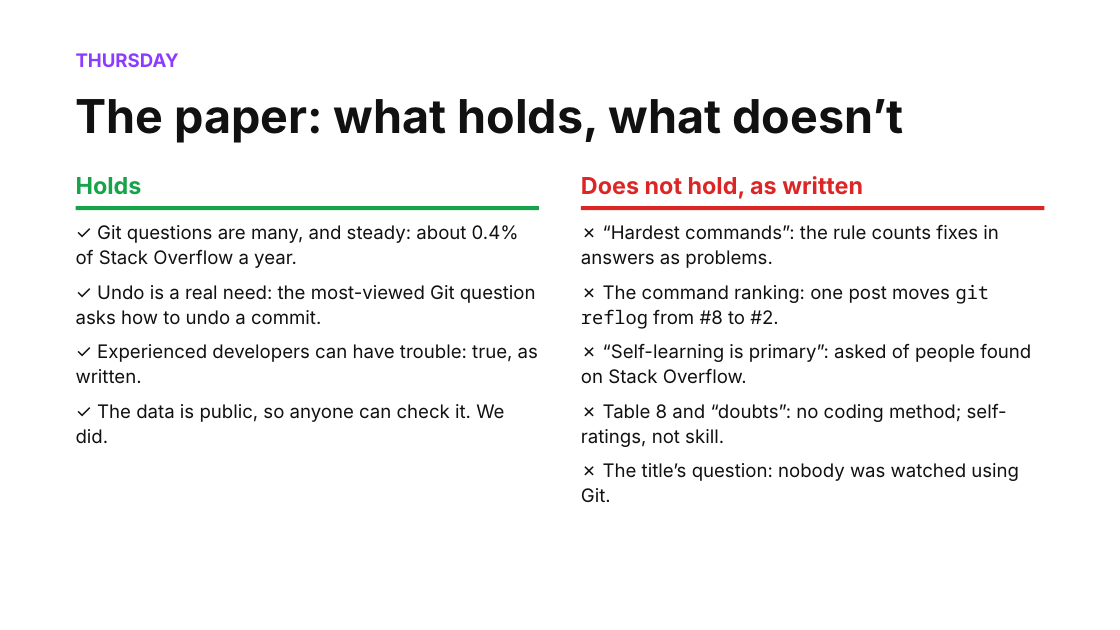
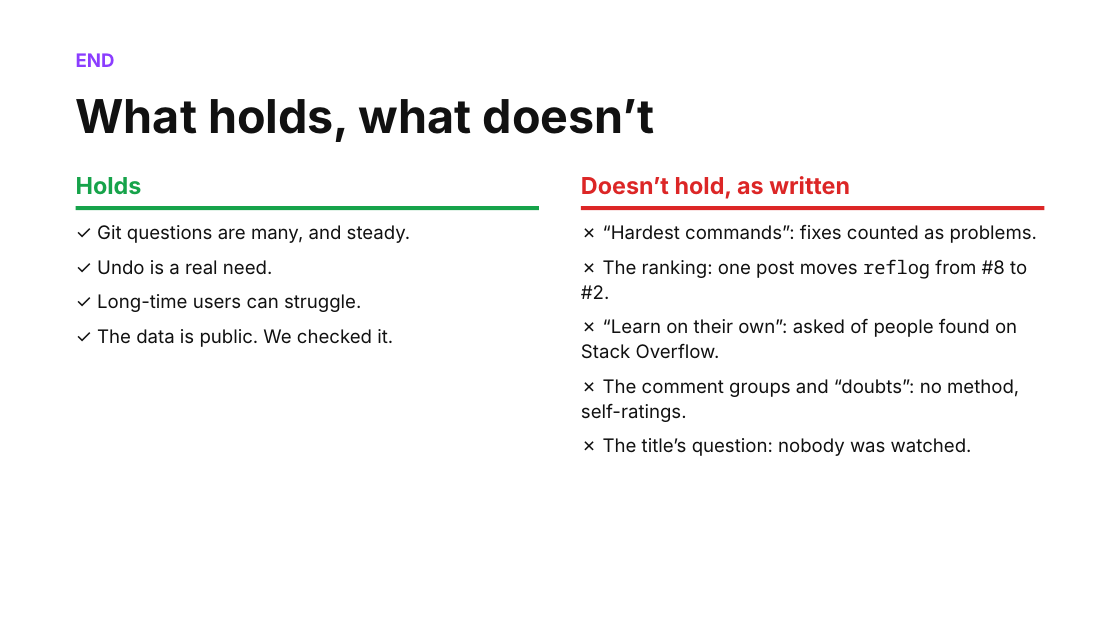
Before and after one commit to shubham3-ucb/cs294-pl, a slide deck: slide 21 of slides/thursday_app.pptx. Drawn at 1120x630 pixels with LibreOffice and Linux fonts; fonts in the diff are those of the drawing. Boxes give left, top, right and bottom in pixels: in the first picture for what was removed or moved away, otherwise in the second. Text is boxed around its words. In the diff, an @@ line names an element or a change of style, - is before the commit and + after.

```diff
--- a/slides/thursday_app.pptx
+++ b/slides/thursday_app.pptx
@@ text at [76, 53, 115, 67]: text changed @@
-THURSDAY
+END
@@ text at [76, 99, 655, 142]: text changed @@
-The paper: what holds, what doesn’t
+What holds, what doesn’t
@@ text at [581, 176, 850, 199]: text changed @@
-Does not hold, as written
+Doesn’t hold, as written
@@ text at [97, 225, 411, 347]: text changed @@
-✓ Git questions are many, and steady: about 0.4% of Stack Overflow a year.
-✓ Undo is a real need: the most-viewed Git question asks how to undo a commit.
-✓ Experienced developers can have trouble: true, as written.
-✓ The data is public, so anyone can check it. We did.
+✓ Git questions are many, and steady.
+✓ Undo is a real need.
+✓ Long-time users can struggle.
+✓ The data is public. We checked it.
@@ text at [581, 225, 1037, 456]: text changed @@
-✗ “Hardest commands”: the rule counts fixes in answers as problems.
-✗ The command ranking: one post moves git reflog from #8 to #2.
-✗ “Self-learning is primary”: asked of people found on Stack Overflow.
-✗ Table 8 and “doubts”: no coding method; self-ratings, not skill.
-✗ The title’s question: nobody was watched using Git.
+✗ “Hardest commands”: fixes counted as problems.
+✗ The ranking: one post moves reflog from #8 to #2.
+✗ “Learn on their own”: asked of people found on Stack Overflow.
+✗ The comment groups and “doubts”: no method, self-ratings.
+✗ The title’s question: nobody was watched.
```
Also in this commit, not shown: 15 other slides changed, 5 slides added, 5 slides removed, 15 other files.
